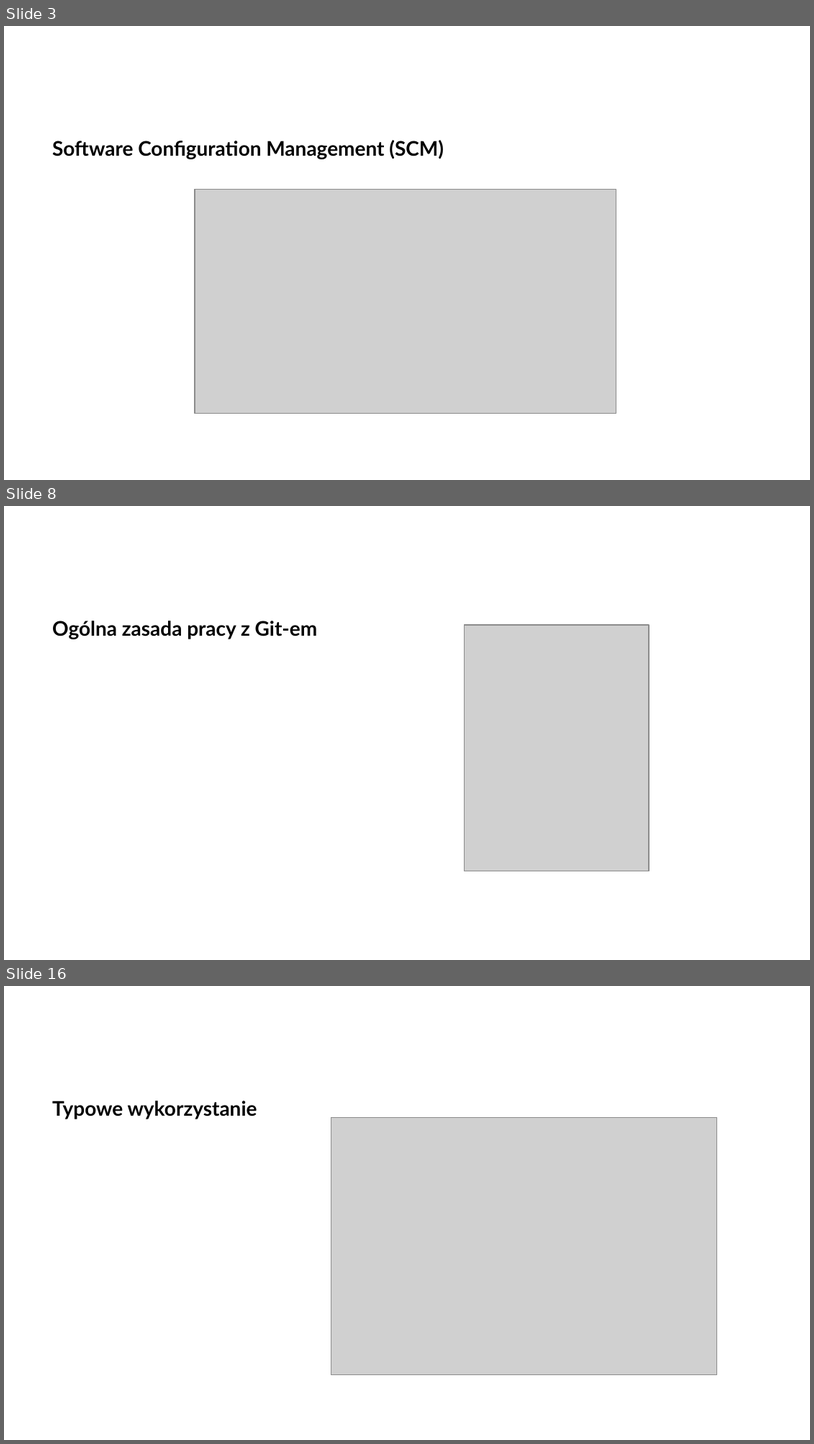
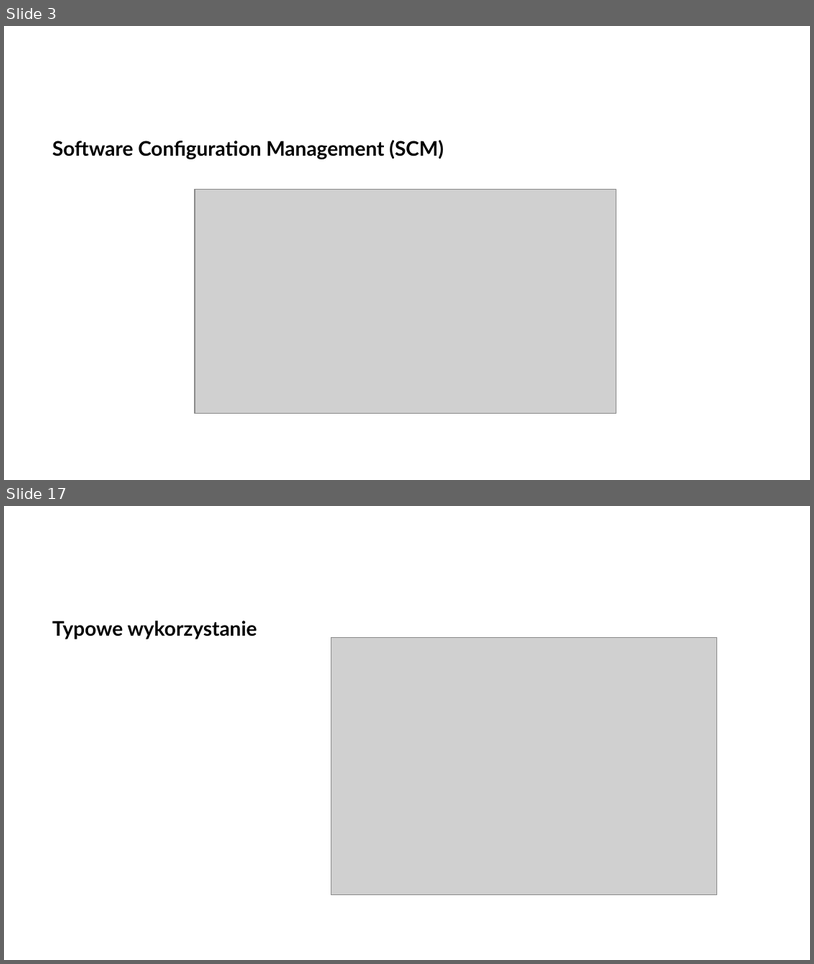
Before and after one commit to arturkwiek/gitlab-tutorial, a slide deck: gitLab - tutorial - git.pptx. Shown one above the other, each under a label of ours: slides 3, 8 and 16 before the commit, slides 3 and 17 after it; the slides between them are not shown. The pictures are 814x1444 and 814x964 pixels, drawn with LibreOffice and Linux fonts; fonts in the diff are those of the drawing; grey boxes stand for pictures; background and template pictures are left out. Boxes give left, top, right and bottom in pixels: in the first picture for what was removed or moved away, otherwise in the second. Text is boxed around its words. In the diff, an @@ line names an element or a change of style, - is before the commit and + after.

```diff
--- a/gitLab - tutorial - git.pptx
+++ b/gitLab - tutorial - git.pptx
@@ slide 8 removed at (4,506,810,960), background picture (left out) @@
@@ text removed at (52,620,318,639) @@
-Ogólna zasada pracy z Git-em
@@ picture removed at (465,625,649,870) @@
@@ what was slide 16 is now slide 17 @@
```
Also in this commit, not shown: 10 slides changed, 4 slides added, 2 other slides removed.
